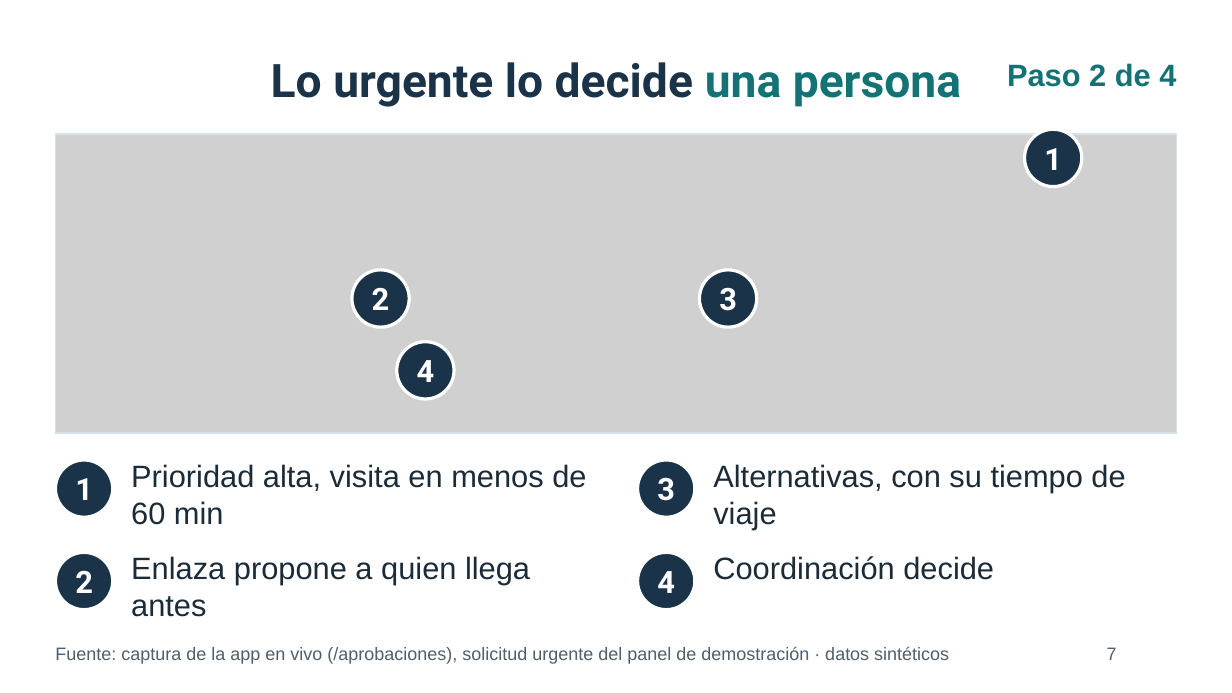
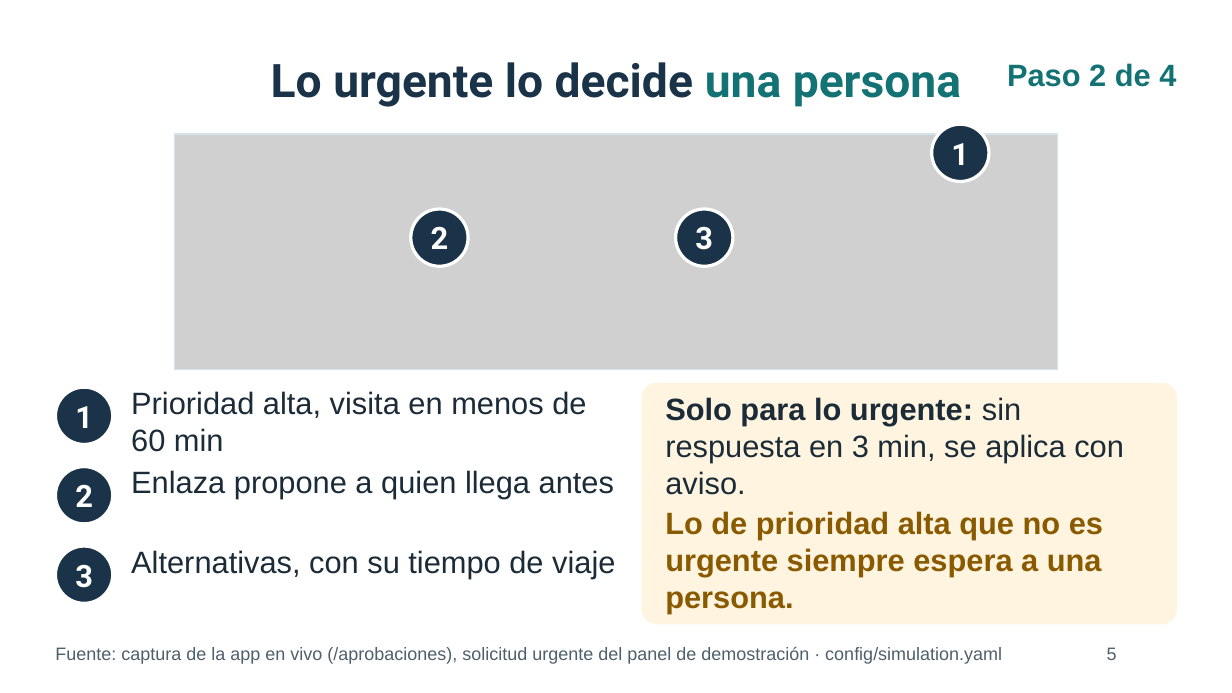
Before and after one commit to daviddzd/vela, a slide deck: slide 5 of docs/presentacion/enlaza_coloquio_capturas.pptx (slide 7 before the commit). Drawn at 1232x693 pixels with LibreOffice and Linux fonts; fonts in the diff are those of the drawing; grey boxes stand for pictures; background and template pictures are left out. Boxes give left, top, right and bottom in pixels: in the first picture for what was removed or moved away, otherwise in the second. Text is boxed around its words. In the diff, an @@ line names an element or a change of style, - is before the commit and + after.

```diff
--- a/docs/presentacion/enlaza_coloquio_capturas.pptx
+++ b/docs/presentacion/enlaza_coloquio_capturas.pptx
@@ picture: place and size @@
-picture at [55, 134, 1177, 433]
+picture at [175, 134, 1057, 370]
@@ rectangle: place and size @@
-rectangle at [55, 134, 1177, 433]
+rectangle at [175, 134, 1057, 370]
@@ text "1": place and size @@
-text "1" at [1044, 148, 1062, 170]
+text "1" at [951, 143, 969, 165]
@@ ellipse: place and size @@
-ellipse at [1025, 129, 1082, 187]
+ellipse at [932, 124, 989, 181]
@@ text "2": place and size @@
-text "2" at [372, 287, 390, 310]
+text "2" at [431, 226, 449, 249]
@@ ellipse: place and size @@
-ellipse at [352, 270, 409, 327]
+ellipse at [411, 209, 469, 266]
@@ text "3": place and size @@
-text "3" at [719, 287, 737, 311]
+text "3" at [695, 226, 713, 250]
@@ ellipse: place and size @@
-ellipse at [700, 270, 757, 327]
+ellipse at [676, 209, 733, 266]
@@ text "1": place and size @@
-text "1" at [75, 478, 93, 500]
+text "1" at [75, 406, 93, 428]
@@ ellipse: place and size @@
-ellipse at [396, 342, 454, 399]
+ellipse at [55, 387, 113, 445]
@@ text "Prioridad alta, visita en menos ...": place and size @@
-text "Prioridad alta, visita en menos ..." at [131, 464, 586, 525]
+text "Prioridad alta, visita en menos ..." at [131, 391, 586, 452]
@@ text removed at [417, 360, 435, 382] @@
-4
@@ rounded rectangle added at [642, 384, 1177, 624], fill #FFF4DF, outline #FFF4DF 1 pt @@
@@ text added at [665, 397, 1124, 495], 24 pt, text #1B2B38 @@
+Solo para lo urgente: sin respuesta en 3 min, se aplica con aviso.
@@ text "2": place and size @@
-text "2" at [75, 570, 93, 593]
+text "2" at [75, 484, 93, 507]
@@ ellipse: place and size @@
-ellipse at [55, 460, 113, 518]
+ellipse at [55, 467, 113, 524]
@@ text "Enlaza propone a quien llega ..." rewrapped from [131, 556, 530, 617] to [131, 470, 614, 499] @@
@@ ellipse removed at [638, 460, 695, 518] @@
@@ text added at [665, 511, 1103, 613], 24 pt, text #8A5A00, bold @@
+Lo de prioridad alta que no es urgente siempre espera a una persona.
@@ ellipse: place and size @@
-ellipse at [55, 553, 113, 610]
+ellipse at [55, 546, 113, 604]
@@ text "3": place and size @@
-text "3" at [657, 477, 675, 501]
+text "3" at [75, 564, 93, 588]
@@ text "Alternativas, con su tiempo de ..." rewrapped from [713, 464, 1125, 529] to [131, 550, 615, 578] @@
@@ ellipse removed at [638, 553, 695, 610] @@
@@ text removed at [713, 556, 994, 580] @@
-Coordinación decide
@@ text removed at [657, 571, 675, 593] @@
-4
@@ text at [55, 646, 1002, 664]: text changed @@
-Fuente: captura de la app en vivo (/aprobaciones), solicitud urgente del panel de demostración · datos sintéticos
+Fuente: captura de la app en vivo (/aprobaciones), solicitud urgente del panel de demostración · config/simulation.yaml
@@ page number at [1107, 647, 1117, 660]: text changed @@
-7
+5
```
Also in this commit, not shown: 8 other slides changed, 5 slides removed, 8 other files.
